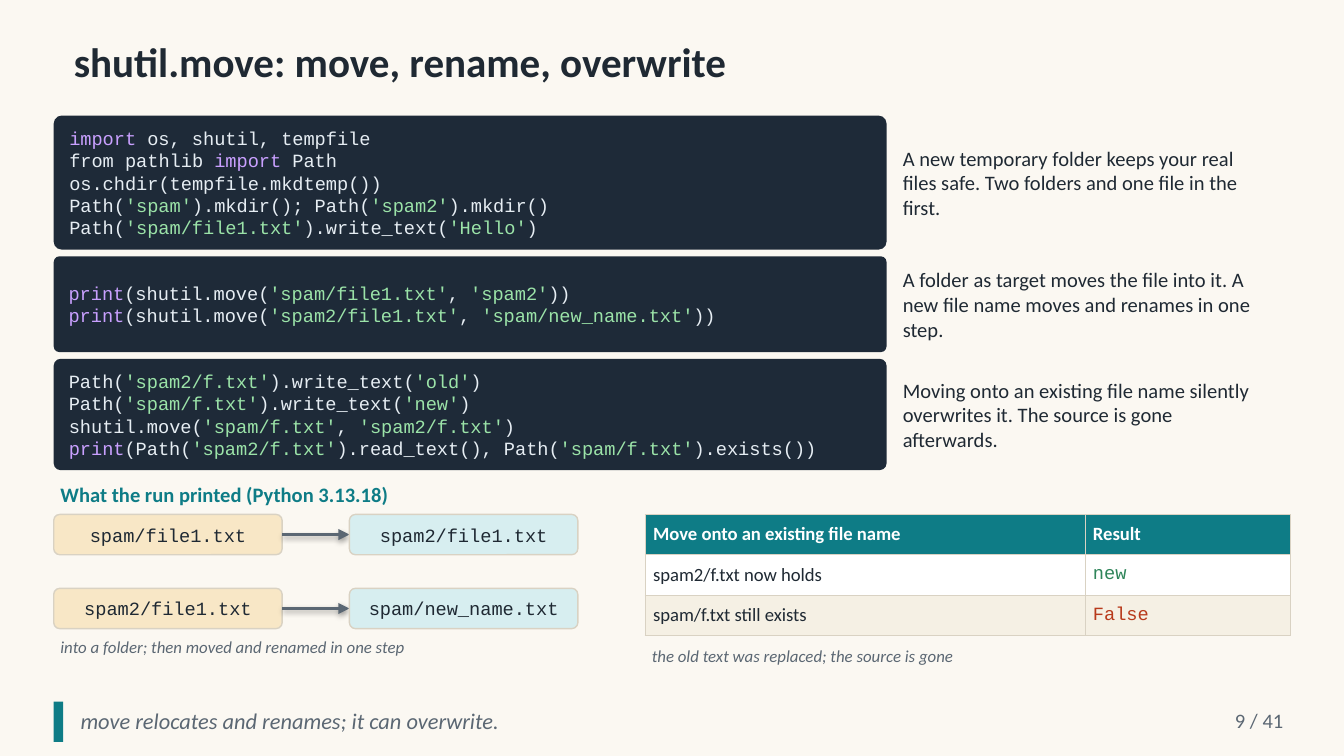
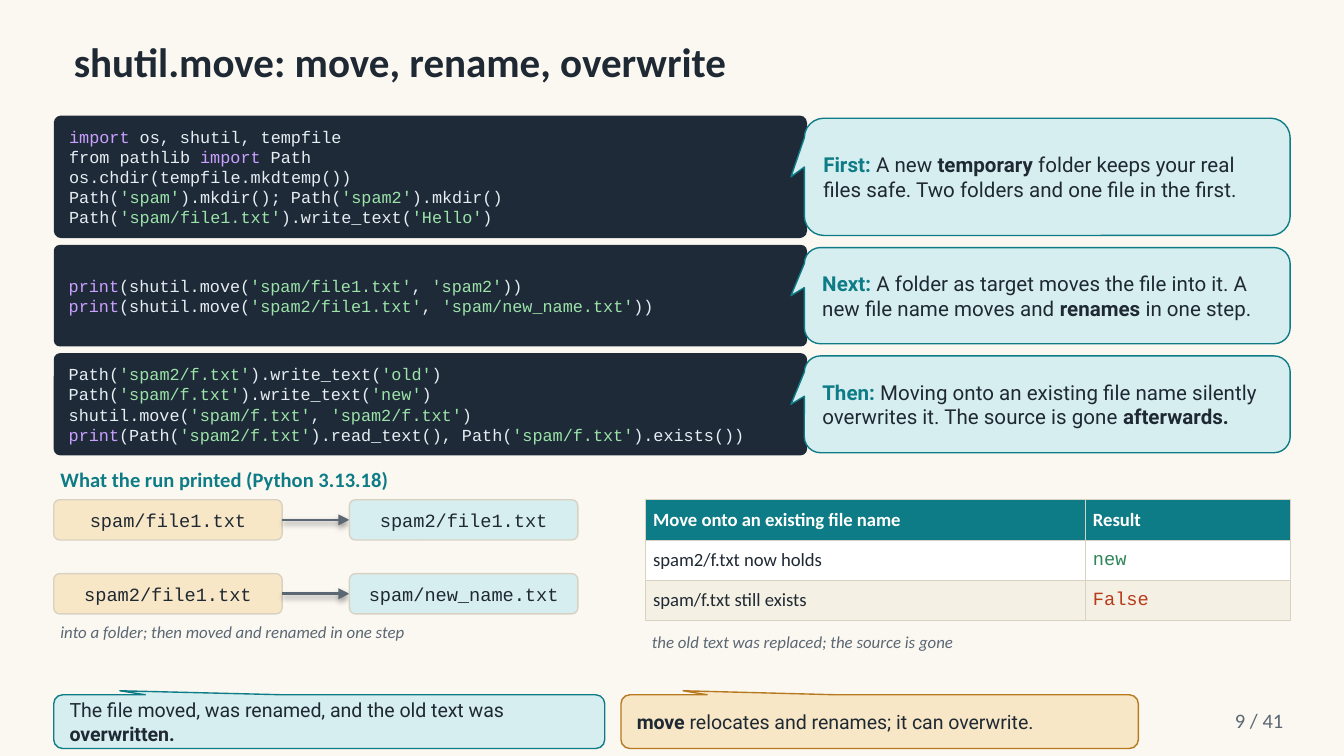
Before and after one commit to altunelyusuf/AdvancedProgrammingWithPython, a slide deck: slide 9 of 03-materials/ch11/SEN0414_Ch11_OrganizingFiles_3e_v3_0_0.pptx. Drawn at 1344x756 pixels with LibreOffice and Linux fonts; fonts in the diff are those of the drawing. Boxes give left, top, right and bottom in pixels: in the first picture for what was removed or moved away, otherwise in the second. Text is boxed around its words. In the diff, an @@ line names an element or a change of style, - is before the commit and + after.

```diff
--- a/03-materials/ch11/SEN0414_Ch11_OrganizingFiles_3e_v3_0_0.pptx
+++ b/03-materials/ch11/SEN0414_Ch11_OrganizingFiles_3e_v3_0_0.pptx
@@ rounded rectangle "import os, shutil, tempfile": place and size @@
-rounded rectangle "import os, shutil, tempfile" at <box>54,116,887,250</box>
+rounded rectangle "import os, shutil, tempfile" at <box>54,116,808,238</box>
@@ rounded speech box "First: A new temporary folder ...": place and size @@
-rounded speech box "First: A new temporary folder ..." at <box>903,151,1237,215</box>
+rounded speech box "First: A new temporary folder ..." at <box>805,118,1290,235</box>
@@ text in rounded speech box at <box>823,156,1236,197</box>: text changed; font Calibri to Roboto @@
-A new temporary folder keeps your real files safe. Two folders and one file in the first.
+First: A new temporary folder keeps your real files safe. Two folders and one file in the first.
@@ rounded rectangle "print(shutil.move('spam/file1.txt', 'spam2'))": place and size @@
-rounded rectangle "print(shutil.move('spam/file1.txt', 'spam2'))" at <box>54,257,887,352</box>
+rounded rectangle "print(shutil.move('spam/file1.txt', 'spam2'))" at <box>54,245,808,347</box>
@@ rounded speech box "Next: A folder as target ...": place and size @@
-rounded speech box "Next: A folder as target ..." at <box>903,272,1250,341</box>
+rounded speech box "Next: A folder as target ..." at <box>805,247,1290,344</box>
@@ text in rounded speech box at <box>822,275,1251,320</box>: text changed; font Calibri to Roboto @@
-A folder as target moves the file into it. A new file name moves and renames in one step.
+Next: A folder as target moves the file into it. A new file name moves and renames in one step.
@@ size 10 to 9 pt in 3 elements at <box>54,116,808,238</box>, <box>54,245,808,347</box>, <box>54,353,808,456</box> @@
@@ rounded rectangle "Path('spam2/f.txt').write_text('old')": place and size @@
-rounded rectangle "Path('spam2/f.txt').write_text('old')" at <box>54,359,887,470</box>
+rounded rectangle "Path('spam2/f.txt').write_text('old')" at <box>54,353,808,456</box>
@@ fill none to #D7EEF0; outline none to #0E7C86 0.75 pt in 3 elements at <box>805,118,1290,235</box>, <box>805,247,1290,344</box>, <box>805,356,1290,453</box> @@
@@ rounded speech box "Then: Moving onto an existing ...": place and size @@
-rounded speech box "Then: Moving onto an existing ..." at <box>903,383,1249,447</box>
+rounded speech box "Then: Moving onto an existing ..." at <box>805,356,1290,453</box>
@@ text in rounded speech box at <box>822,384,1256,429</box>: text changed; font Calibri to Roboto @@
-Moving onto an existing file name silently overwrites it. The source is gone afterwards.
+Then: Moving onto an existing file name silently overwrites it. The source is gone afterwards.
@@ 4 rounded rectangles, 3 texts, 2 arrows, 1 table: place and size @@
-4 rounded rectangles, 3 texts, 2 arrows, 1 table at <box>54,487,1290,665</box>
+4 rounded rectangles, 3 texts, 2 arrows, 1 table at <box>54,472,1290,651</box>
@@ rectangle removed at <box>54,702,63,742</box> @@
@@ rounded speech box added at <box>54,695,605,749</box>, fill #D7EEF0, outline #0E7C86 0.75 pt, 10.5 pt, text #1F2933 @@
+The file moved, was renamed, and the old text was overwritten.
@@ rounded speech box "move relocates and renames; it ...": place and size @@
-rounded speech box "move relocates and renames; it ..." at <box>81,713,499,732</box>
+rounded speech box "move relocates and renames; it ..." at <box>621,695,1138,749</box>
@@ rounded speech box "move relocates and renames; it ..." at <box>621,695,1138,749</box>: size 12 to 10.5 pt, font Calibri to Roboto, text colour #5B6773 to #1F2933, italic off; bold on in "move"; fill none to #F8E7C6; outline none to #B7791F 0.75 pt @@
```
Also in this commit, not shown: 30 other slides changed, 18 other files.
